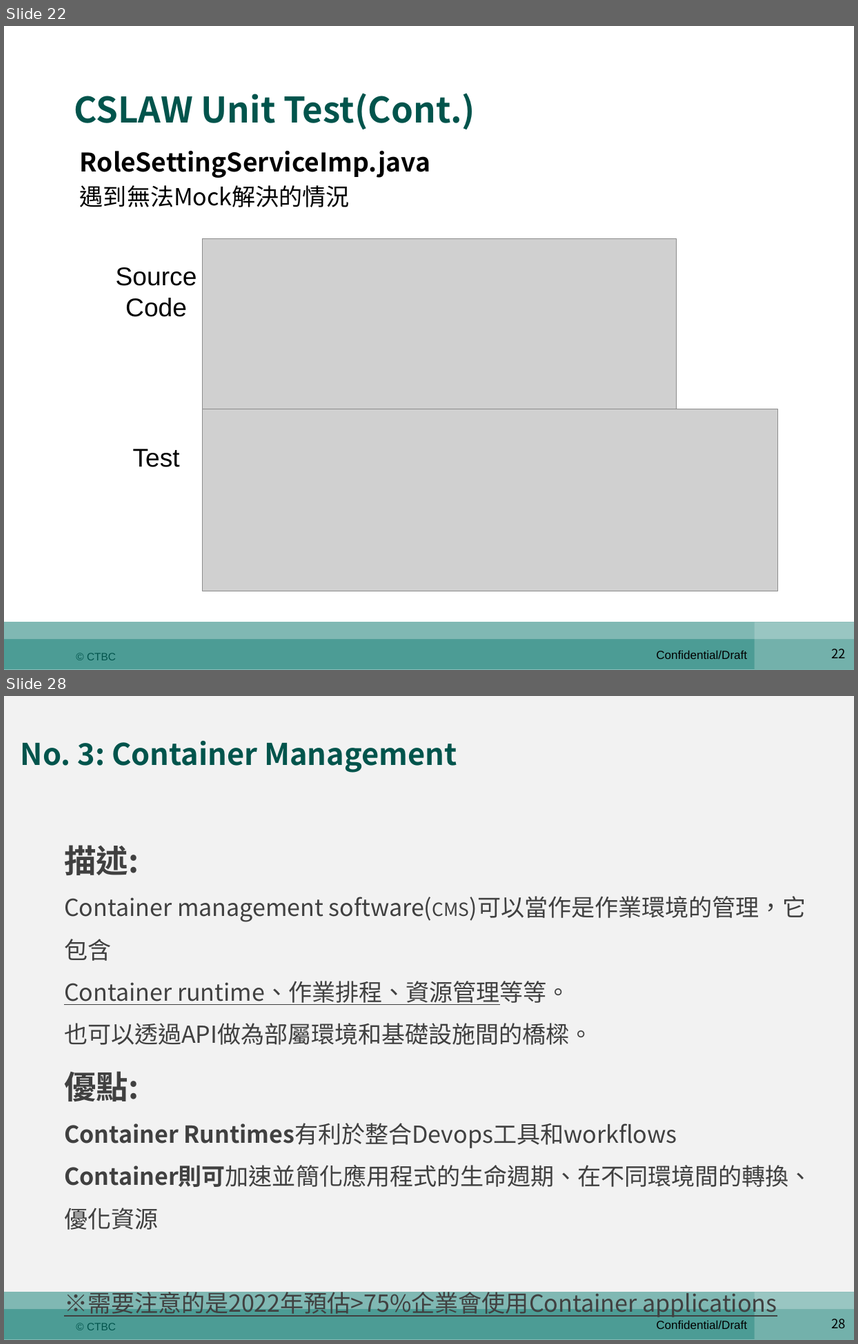
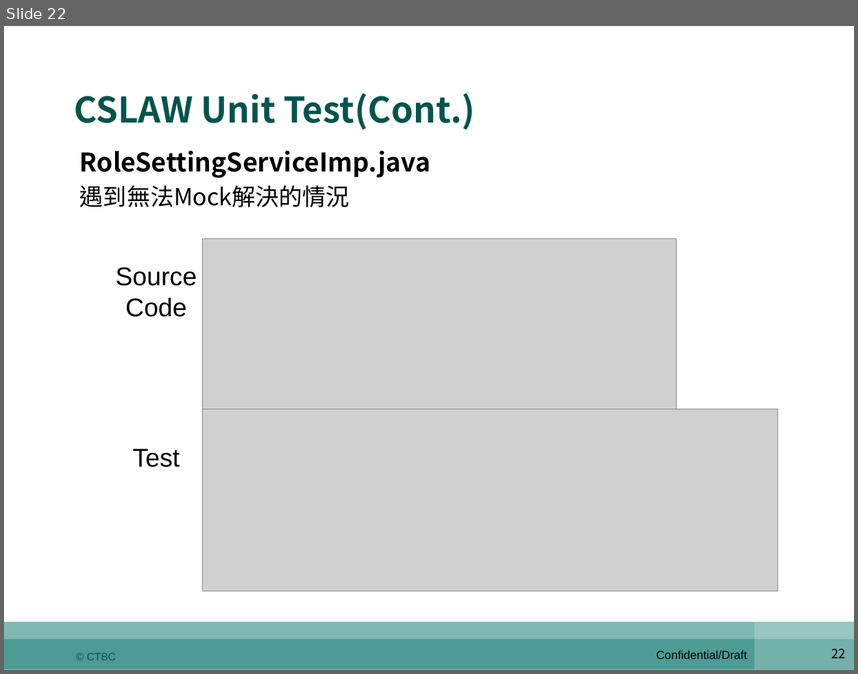
Before and after one commit to shaven105/duh, a slide deck: QQ2.pptx. Shown one above the other, each under a label of ours: slides 22 and 28 before the commit, slide 22 after it; the slides between them are not shown. The pictures are 858x1344 and 858x674 pixels, drawn with LibreOffice and Linux fonts; fonts in the diff are those of the drawing; grey boxes stand for pictures. Boxes give left, top, right and bottom in pixels: in the first picture for what was removed or moved away, otherwise in the second. Text is boxed around its words. In the diff, an @@ line names an element or a change of style, - is before the commit and + after.

```diff
--- a/QQ2.pptx
+++ b/QQ2.pptx
@@ slide 28 removed at [4, 696, 854, 1340], background #F2F2F2; not listed: 7 template elements that a slide beside it also shows @@
@@ text removed at [21, 741, 457, 773] @@
-No. 3: Container Management
@@ text removed at [64, 845, 813, 1318] @@
-描述:
-Container management software(CMS)可以當作是作業環境的管理，它包含
-Container runtime、作業排程、資源管理等等。
-也可以透過API做為部屬環境和基礎設施間的橋樑。
-優點:
-Container Runtimes有利於整合Devops工具和workflows
-Container則可加速並簡化應用程式的生命週期、在不同環境間的轉換、優化資源
-※需要注意的是2022年預估>75%企業會使用Container applications
```
Also in this commit, not shown: 6 slides changed, 4 slides added, 14 other slides removed, 3 other files.
